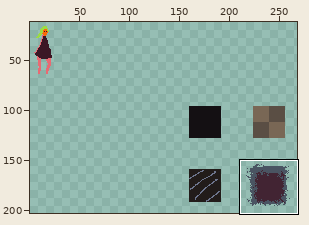
Pixel-art file: assets/sprites/tilemap.aseprite. The first picture is a wide view before the edit; the outline marks the close-up.
Close-up. Old version:
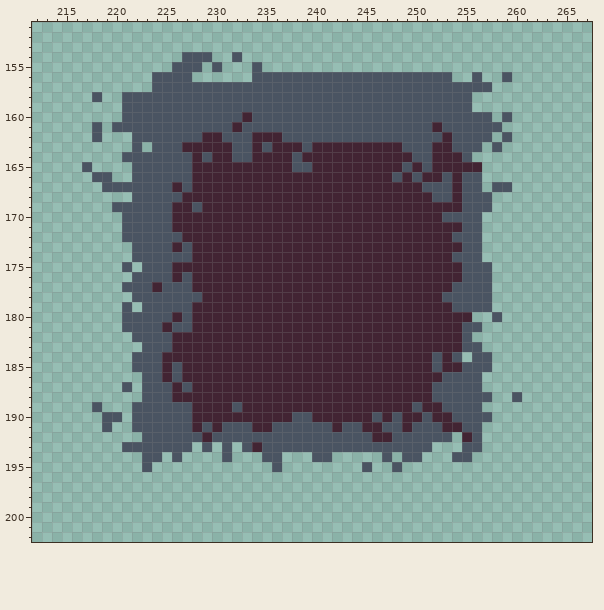
480x360 pixels, 1 frame. Shown: x 212..267, y 151..202. The wide view leaves out empty margins. The commit also changed other parts of the picture, which this record leaves out.
New version:
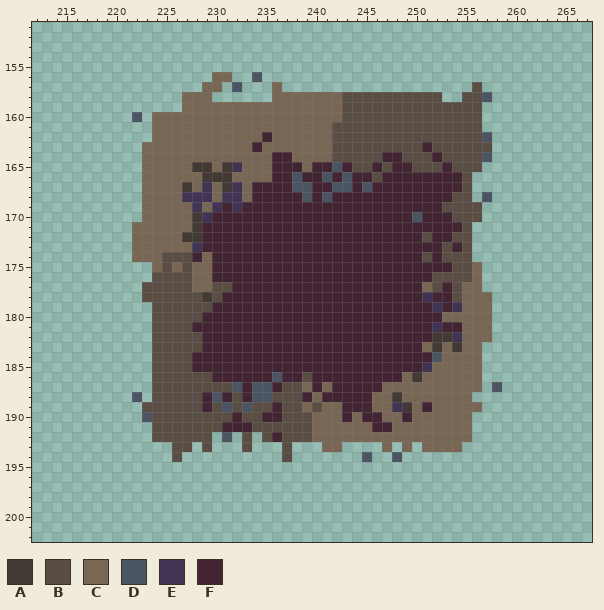
Palette (. is transparent): A #423934  B #5a4e44  C #796755  D #4a5462  E #403353  F #422433
Edits made:
--- layer "Layer 1"
@@ x 212..267 @@
 153 ........................................................
-154 ...............DDD..D...................................
-155 ..............DDD.D...D.................................
-156 ............DDDD......DDDDDDDDDDDDDDDDDDDD..D..D........
-157 ............DDDDDDDDDDDDDDDDDDDDDDDDDDDDDDDDDD..........
-158 ......D..DDDDDDDDDDDDDDDDDDDDDDDDDDDDDDDDDDD............
-159 .........DDDDDDDDDDDDDDDDDDDDDDDDDDDDDDDDDDD............
-160 .........DDDDDDDDDDDDFDDDDDDDDDDDDDDDDDDDDDDDD.D........
-161 ......D.DDDDDDDDDDDDFDDDDDDDDDDDDDDDDDDDFDDDDDD.........
-162 ......D...DDDDDDDFFDDDFFFDDDDDDDDDDDDDDDDFDDDD.D........
-163 ..........D.DDDFFFFFDDFDFFFDFFFFFFFFFDDDFFDDD.D.........
-164 .........DDDDDDDFDFFDDFFFFDFFFFFFFFFFFDDFFFD............
-165 .....D....DDDDDDFFFFFFFFFFDDFFFFFFFFFDFDFFFFF...........
-166 ......DD..DDDDDDFFFFFFFFFFFFFFFFFFFFDFDFFDFDD...........
-167 .......DDDDDDDFDFFFFFFFFFFFFFFFFFFFFFFFDDDFDD.DD........
-168 ..........DDDDDFFFFFFFFFFFFFFFFFFFFFFFFFDDFDDD..........
-169 ........DDDDDDFFDFFFFFFFFFFFFFFFFFFFFFFFFFFDDD..........
-170 .........DDDDDFFFFFFFFFFFFFFFFFFFFFFFFFFFDDDD...........
-171 .........DDDDDFFFFFFFFFFFFFFFFFFFFFFFFFFFFFDD...........
-172 .........DDDDDDFFFFFFFFFFFFFFFFFFFFFFFFFFFDDD...........
-173 ..........DDDDFDFFFFFFFFFFFFFFFFFFFFFFFFFFFDD...........
-174 ..........DDDDDDFFFFFFFFFFFFFFFFFFFFFFFFFFDDD...........
-175 .........D.DDDFFFFFFFFFFFFFFFFFFFFFFFFFFFFFDDD..........
-176 ..........DDDDFDFFFFFFFFFFFFFFFFFFFFFFFFFFFDDD..........
-177 .........DDDFDDDFFFFFFFFFFFFFFFFFFFFFFFFFFDDDD..........
-178 ..........DDDDDDDFFFFFFFFFFFFFFFFFFFFFFFFDDDDD..........
-179 .........D.DDDDDFFFFFFFFFFFFFFFFFFFFFFFFFFDDDD..........
-180 .........DDDDDFDFFFFFFFFFFFFFFFFFFFFFFFFFFFF..D.........
-181 .........DDDDFDDFFFFFFFFFFFFFFFFFFFFFFFFFFFDD...........
-182 ..........DDDDFFFFFFFFFFFFFFFFFFFFFFFFFFFFFD............
-183 ...........DDDFFFFFFFFFFFFFFFFFFFFFFFFFFFFFDD...........
-184 ..........DDDFFFFFFFFFFFFFFFFFFFFFFFFFFFDFD.DD..........
-185 ..........DDDFDFFFFFFFFFFFFFFFFFFFFFFFFFDFFDDD..........
-186 ...........DDFDFFFFFFFFFFFFFFFFFFFFFFFFFFDDDD...........
-187 .........D.DDDFDFFFFFFFFFFFFFFFFFFFFFFFFDDDDD...........
-188 ...........DDDFFFFFFFFFFFFFFFFFFFFFFFFFFDDDDDD..D.......
-189 ......D...DDDDDDFFFFDFFFFFFFFFFFFFFFFFDFFDDDD...........
-190 .......DD.DDDDDDFFFFFFFFFFDDFFFFFFDFDFFDFFDDDD..........
-191 .......D..DDDDDDFDFDDDFFDDDDDDFDDFFDDFDDDFFDD...........
-192 ...........DDDDDDFDDDDDDDDDDDDDDDDFFDDDDDD.FD...........
-193 .........DDDDDDD.D.D.DFDDDDDDDDDDDDDDDDD...DD...........
-194 ...........DD.D....D...DD...DD.....D.DD...DD............
-195 ...........D............D........D..D...................
+154 ........................................................
+155 ........................................................
+156 ..................CC..D.................................
+157 .................CC.D...C...................B...........
+158 ...............CCC......CCCCCCCBBBBBBBBBB..BBD..........
+159 ...............CCCCCCCCCCCCCCCCBBBBBBBBBBBBBB...........
+160 ..........D.CCCCCCCCCCCCCCCCCCCBBBBBBBBBBBBBB...........
+161 ............CCCCCCCCCCCCCCCCCCBBBBBBBBBBBBBBB...........
+162 ............CCCCCCCCCCCFCCCCCCBBBBBBBBBBBBBBBD..........
+163 ...........CCCCCCCCCCCFCCCCCCCBBBBBBBBBFBBBBBB..........
+164 ...........CCCCCCCCCCCCCFFCCCCBBBBBFFBBBFBBBBD..........
+165 ...........CCCCCAACAECCCFFFCFFDFBBFBFFBBBFBBB...........
+166 ...........CCCCCCAAACCCCFFDFFDFDFFBFFFFFFFFB............
+167 ...........CCCCACECAECFFFFDDFFDDFDFFFFFFFFFB............
+168 ...........CCCCEEECEECFFFFFDFDFFFFFFFFFFFFBB.D..........
+169 ...........CCCCCECEFEFFFFFFFFFFFFFFFFFFFFBBBB...........
+170 ...........CCCCCAEFFFFFFFFFFFFFFFFFFFFDFFFBBB...........
+171 ..........CCCCCCAFFFFFFFFFFFFFFFFFFFFFFFFFFB............
+172 ..........CCCCCAAFFFFFFFFFFFFFFFFFFFFFFBFFBB............
+173 ..........CCCCCCEFFFFFFFFFFFFFFFFFFFFFFFFBFB............
+174 ..........CCCBBBFCFFFFFFFFFFFFFFFFFFFFFBFBBB............
+175 ............CBCBCCFFFFFFFFFFFFFFFFFFFFFFFFBBC...........
+176 ............BBBBCCFFFFFFFFFFFFFFFFFFFFFFBBBBC...........
+177 ...........BBBBBCCBBFFFFFFFFFFFFFFFFFFFCBFBCC...........
+178 ...........BBBBBBABFFFFFFFFFFFFFFFFFFFFEFFBCCC..........
+179 ............BBBBBBFFFFFFFFFFFFFFFFFFFFFFEFECCC..........
+180 ............BBBBBFFFFFFFFFFFFFFFFFFFFFFFFCCCCC..........
+181 ............BBBBFFFFFFFFFFFFFFFFFFFFFFFFEFFCCC..........
+182 ............BBBBBFFFFFFFFFFFFFFFFFFFFFFFAAECCC..........
+183 ............BBBBBFFFFFFFFFFFFFFFFFFFFFFCACACC...........
+184 ............BBBBFFFFFFFFFFFFFFFFFFFFFFFFDCCCC...........
+185 ............BBBBFFFFFFFFFFFFFFFFFFFFFFFECCCCC...........
+186 ............BBBBBBFFFFFFDFFBFFFFFFFFFCACCCCCC...........
+187 ............BBBBBBBBDFDDFBBCFCFFFFFCCCCCCCCCC.D.........
+188 ..........D.BBBBBFDFBFDDBBBFCFFFFFCCACCCCCCC............
+189 ...........BBBBBBFBDBDBBFBBCBCCFFFCCEACFCCCCC...........
+190 ...........DBBBBBBBBFBBFFBBBCCCFCFFCCFCCCCCC............
+191 ............BBBBBBBFFFBBBBBBCCCCCCFFCCCCCCCC............
+192 ............BBBBBB.D.B.BFBBBCCCCCCCCCCCCCCCC............
+193 ..............BB.B...B...B...CC....C.C.CCCC.............
+194 ..............B..........B.......D..D...................
+195 ........................................................
 196 ........................................................
